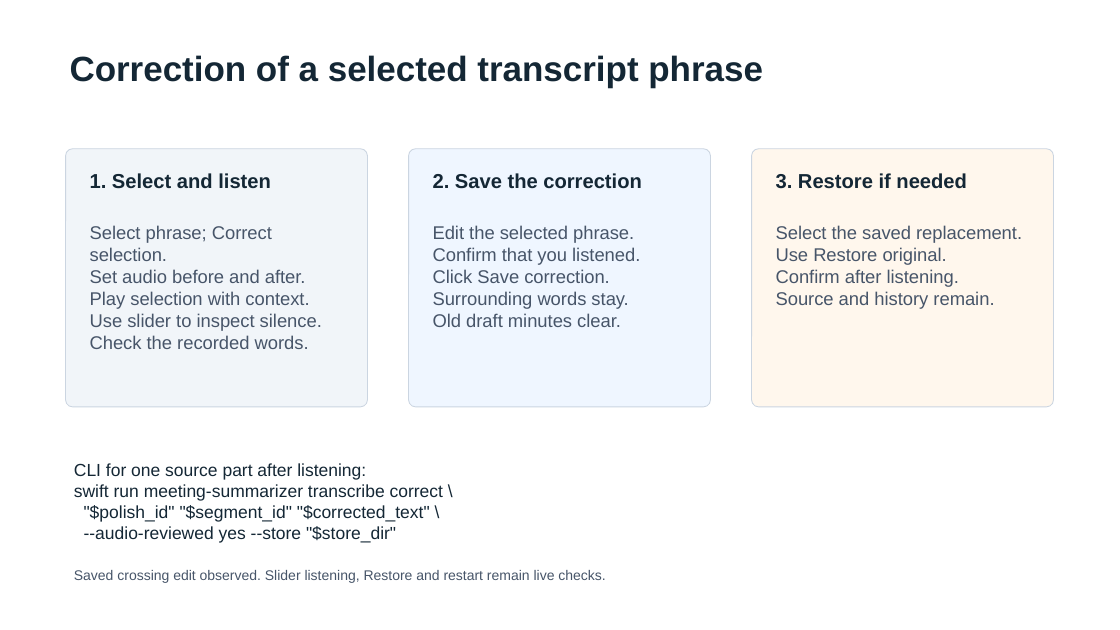
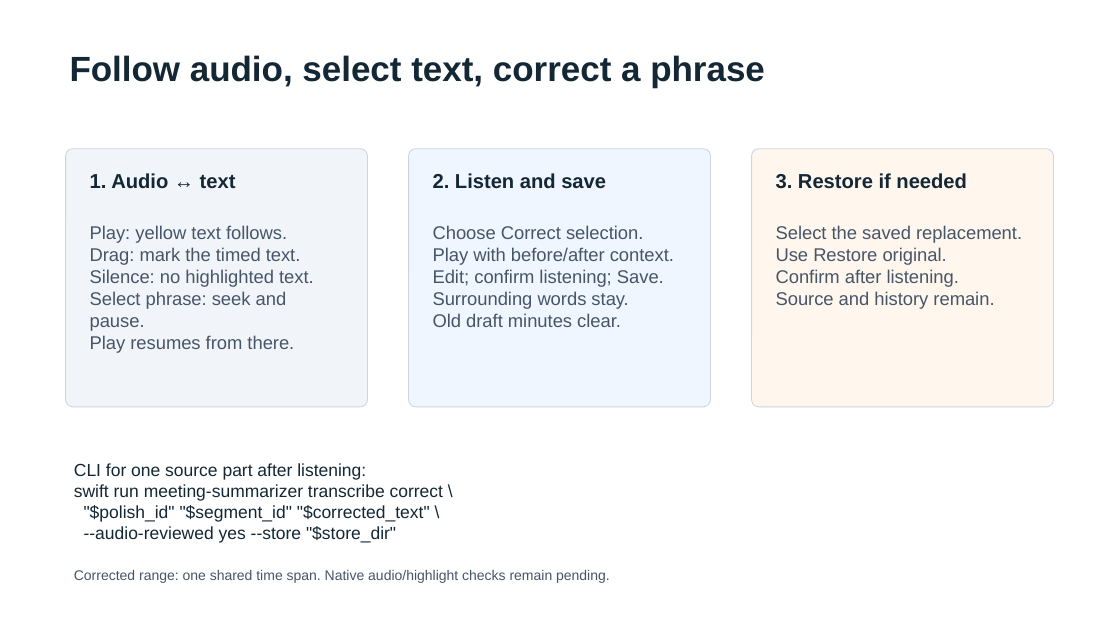
Before and after one commit to rstyczynski/meeting_minutes, a slide deck: slide 9 of progress/sprint_2/sprint_2_increment_demo.pptx. Drawn at 1120x630 pixels with LibreOffice and Linux fonts; fonts in the diff are those of the drawing. Boxes give left, top, right and bottom in pixels: in the first picture for what was removed or moved away, otherwise in the second. Text is boxed around its words. In the diff, an @@ line names an element or a change of style, - is before the commit and + after.

Commit message:
feat: synchronize review audio with transcript selection

```diff
--- a/progress/sprint_2/sprint_2_increment_demo.pptx
+++ b/progress/sprint_2/sprint_2_increment_demo.pptx
@@ text at <box>70,55,765,87</box>: text changed @@
-Correction of a selected transcript phrase
+Follow audio, select text, correct a phrase
@@ text at <box>90,173,236,188</box>: text changed @@
-1. Select and listen
+1. Audio ↔ text
@@ text at <box>433,173,606,189</box>: text changed @@
-2. Save the correction
+2. Listen and save
@@ text at <box>90,225,314,353</box>: text changed @@
-Select phrase; Correct selection.
-Set audio before and after.
-Play selection with context.
-Use slider to inspect silence.
-Check the recorded words.
+Play: yellow text follows.
+Drag: mark the timed text.
+Silence: no highlighted text.
+Select phrase: seek and pause.
+Play resumes from there.
@@ text at <box>433,225,674,287</box>: text changed @@
-Edit the selected phrase.
-Confirm that you listened.
-Click Save correction.
+Choose Correct selection.
+Play with before/after context.
+Edit; confirm listening; Save.
@@ text at <box>74,570,610,583</box>: text changed @@
-Saved crossing edit observed. Slider listening, Restore and restart remain live checks.
+Corrected range: one shared time span. Native audio/highlight checks remain pending.
```
Also in this commit, not shown: 39 other files.
